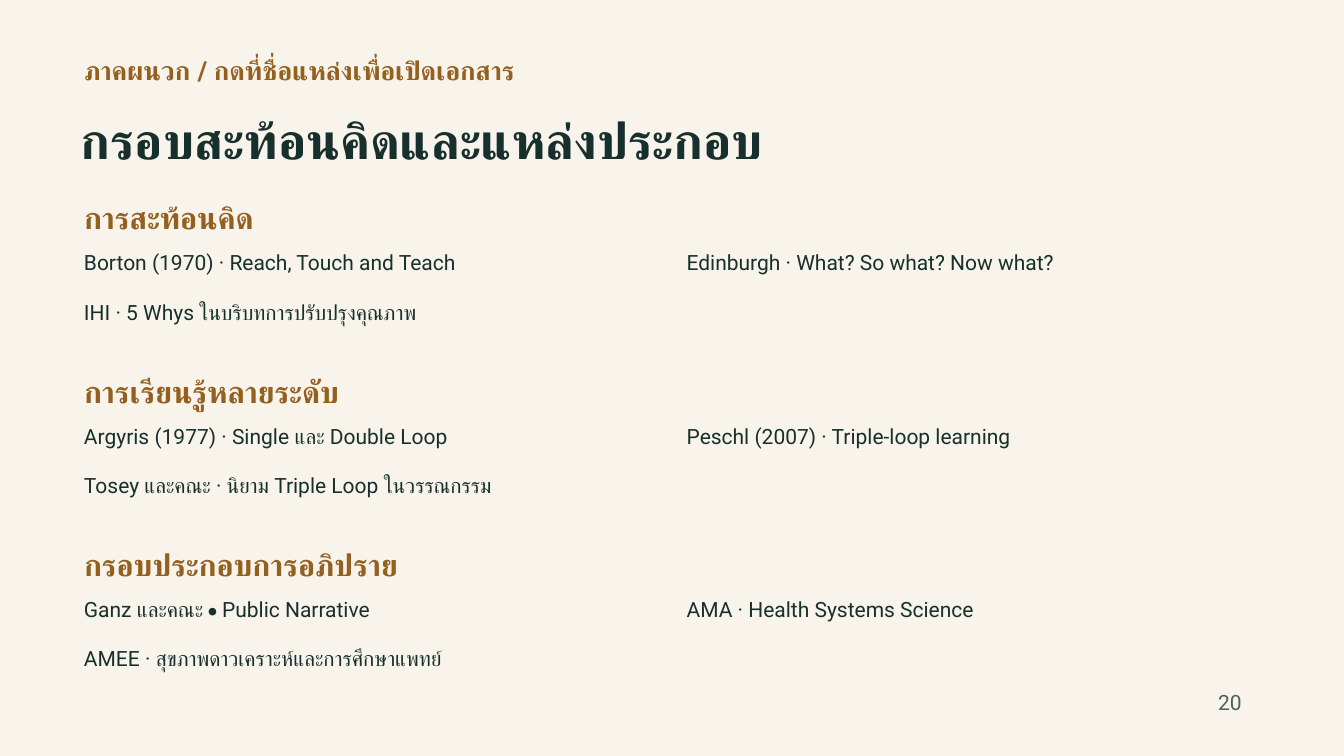
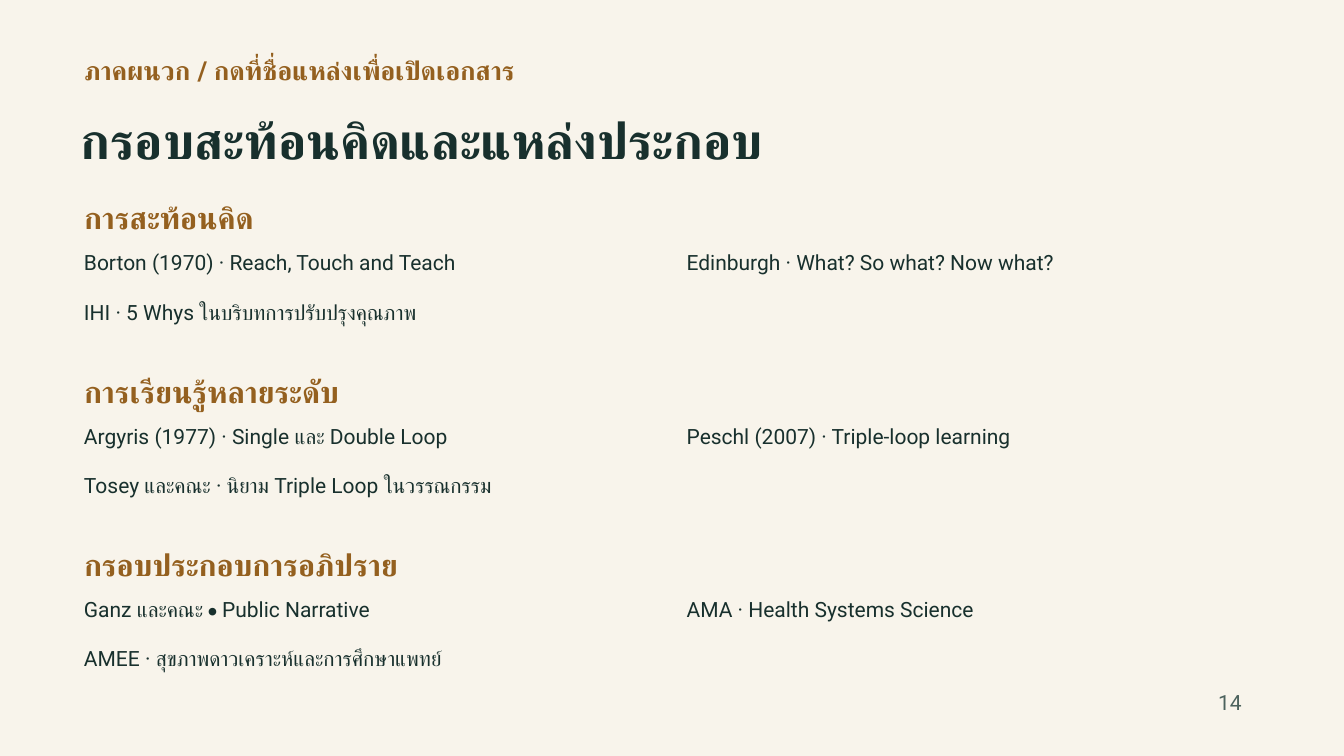
Before and after one commit to smartwoo/racm303-2569-faculty-member, a slide deck: slide 14 of exports/pptx/RACM303_2569_Physician_Roles_Moderator.pptx (slide 20 before the commit). Drawn at 1344x756 pixels with LibreOffice and Linux fonts; fonts in the diff are those of the drawing. Boxes give left, top, right and bottom in pixels: in the first picture for what was removed or moved away, otherwise in the second. Text is boxed around its words. In the diff, an @@ line names an element or a change of style, - is before the commit and + after.

```diff
--- a/exports/pptx/RACM303_2569_Physician_Roles_Moderator.pptx
+++ b/exports/pptx/RACM303_2569_Physician_Roles_Moderator.pptx
@@ text at (1218, 695, 1242, 710): text changed @@
-20
+14
```
Also in this commit, not shown: 6 other slides changed, 6 slides added, 12 slides removed.
